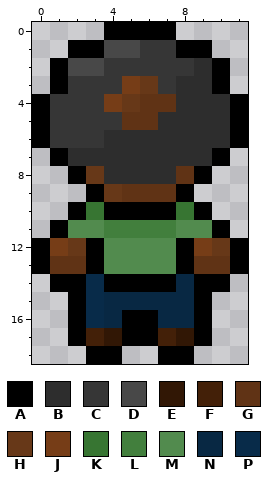
Pixel-art file -- Assets/geraldo de costas.aseprite. Above, as it was before the edit.
12x19 pixels, 1 frame. Colours within 5 levels of each other are drawn and written as one.
Palette (. is transparent): A #000000  B #2d2d2d  C #363636  D #484848  E #311705  F #432008  G #603315  H #673818  J #763d17  K #377532  L #427f3d  M #528b4e  N #082843  P #082b49
Pixels before, first column x 0:
 0 ....AAAA....
 1 ..AADDCCAA..
 2 .ADDCCCCCBA.
 3 .ACCCJHCBBA.
 4 ACCCJHGGBBBA
 5 ACCCCGGBBBBA
 6 ACCCBBBBBBBA
 7 .ABBBBBBBBA.
 8 ..AHBBBBGA..
 9 ...AHGGGA...
10 ..AKAAAAKA..
11 .AMMLLLLMMA.
12 AJHAMMMMAJHA
13 AGGAMMMMAGGA
14 .AAPAAAANAA.
15 ..APNNNNNA..
16 ..APNAANNA..
17 ..AFEAAFEA..
18 ...AA..AA...
After:
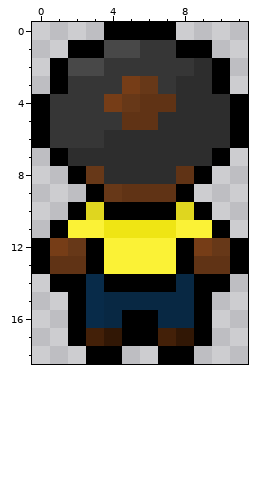
The edit:
colour K: #377532 -> #dfd61f
colour L: #427f3d -> #efe514
colour M: #528b4e -> #fbf236
